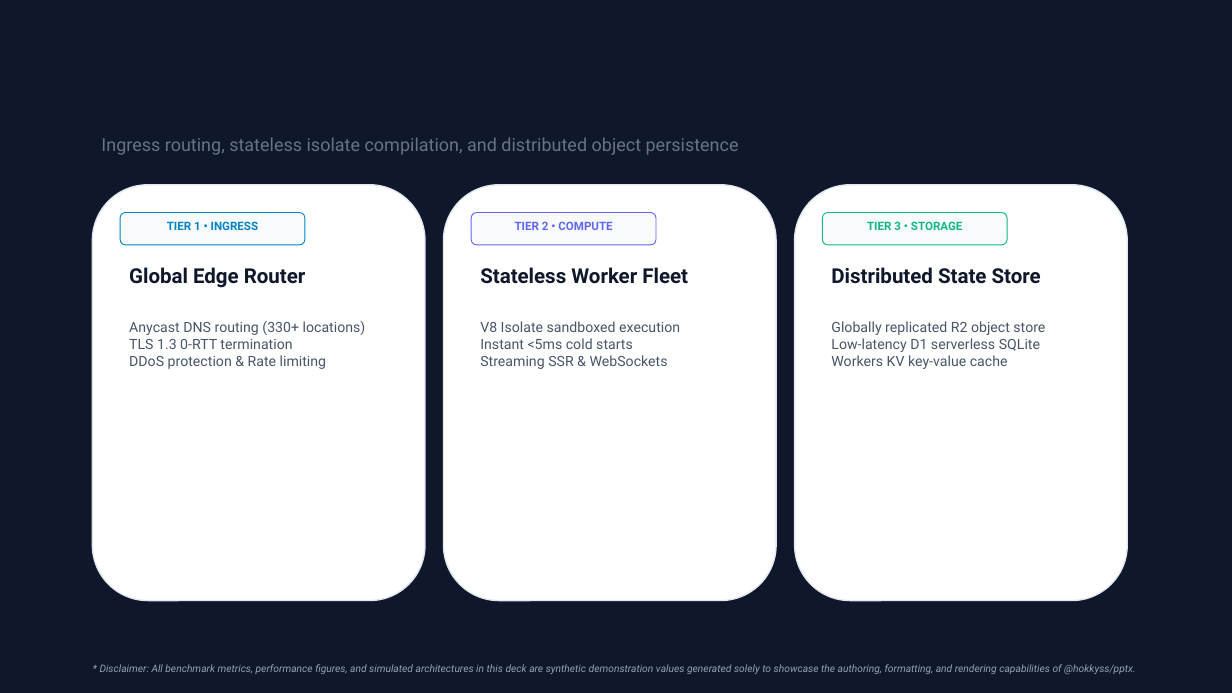
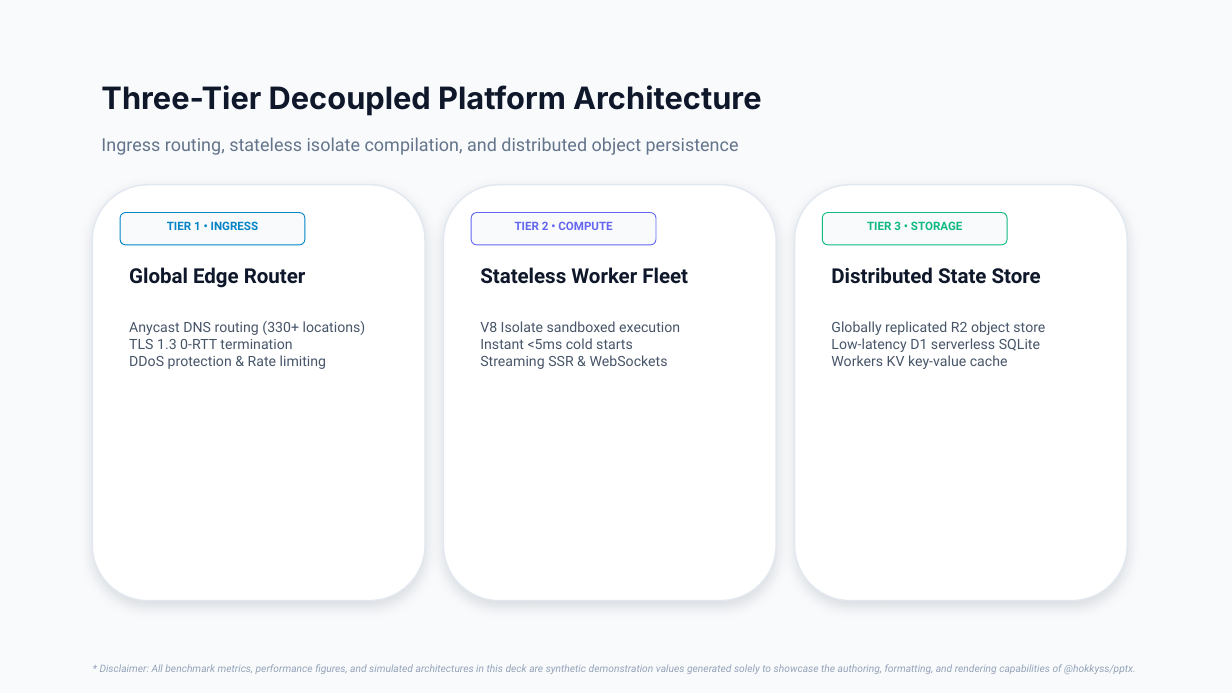
Before and after one commit to hokkyss/pptx-parser, a slide deck: slide 5 of hokkyss_showcase_deck.pptx. Drawn at 1232x693 pixels with LibreOffice and Linux fonts; fonts in the diff are those of the drawing. Boxes give left, top, right and bottom in pixels: in the first picture for what was removed or moved away, otherwise in the second. Text is boxed around its words. In the diff, an @@ line names an element or a change of style, - is before the commit and + after.

Commit message:
fix(showcase): restore intended dark/light slide background themes

```diff
--- a/hokkyss_showcase_deck.pptx
+++ b/hokkyss_showcase_deck.pptx
@@ background #0F172A to #F8FAFC @@
@@ text added at (101, 85, 761, 115), 24 pt, text #0F172A, bold @@
+Three-Tier Decoupled Platform Architecture
```
Also in this commit, not shown: 8 other slides changed, 1 other file.
